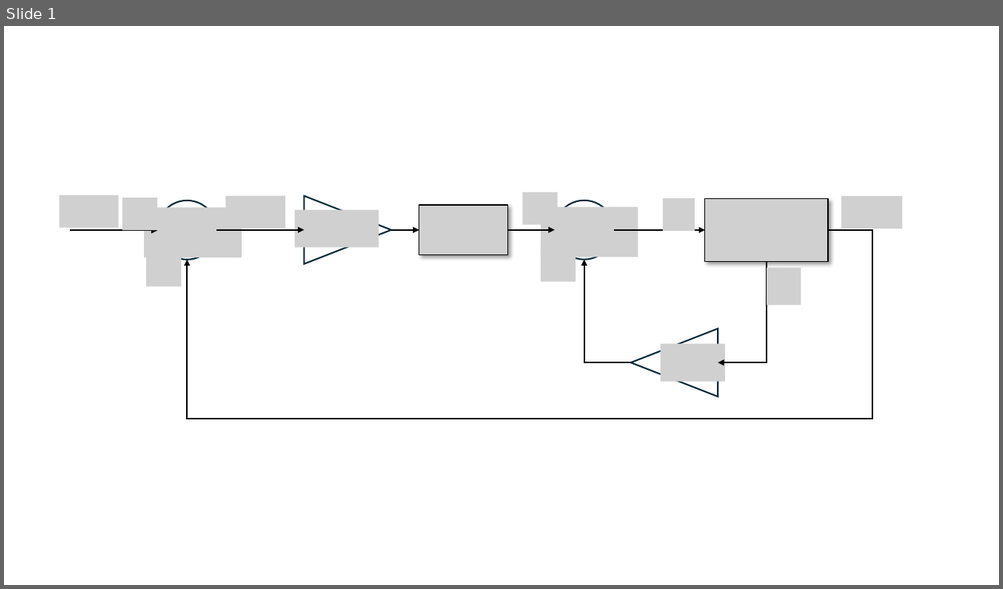
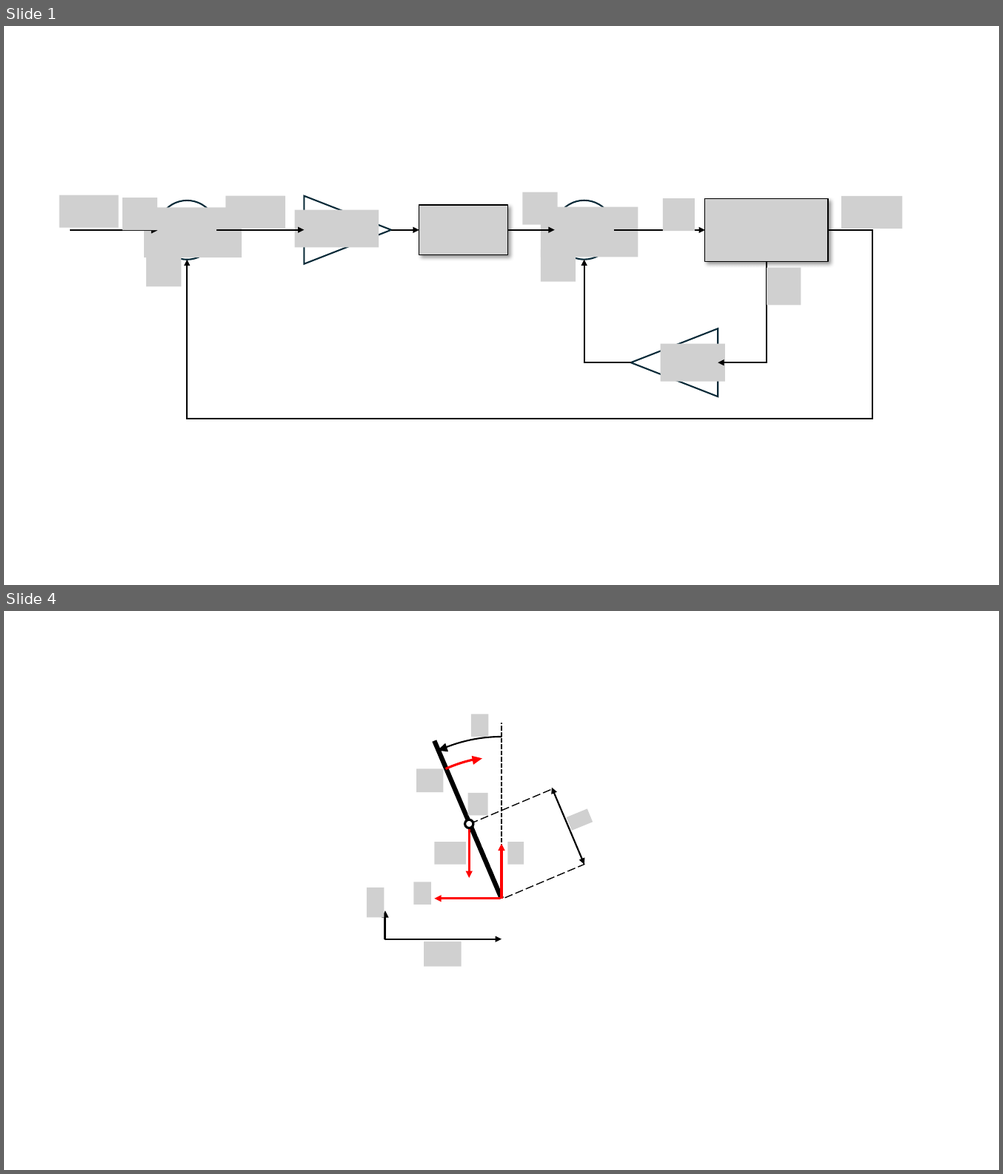
Before and after one commit to franconepippone/pendolo-inverso, a slide deck: tesi/block-diagram-extended-system.pptx. Shown one above the other, each under a label of ours: slide 1 before the commit, slides 1 and 4 after it; the slides between them are not shown. The pictures are 1003x589 and 1003x1174 pixels, drawn with LibreOffice and Linux fonts; fonts in the diff are those of the drawing; grey boxes stand for pictures. Boxes give left, top, right and bottom in pixels: in the first picture for what was removed or moved away, otherwise in the second. Text is boxed around its words. In the diff, an @@ line names an element or a change of style, - is before the commit and + after.

```diff
--- a/tesi/block-diagram-extended-system.pptx
+++ b/tesi/block-diagram-extended-system.pptx
@@ slide 4 added at <box>4,611,999,1170</box>, background #FFFFFF @@
@@ picture added at <box>471,714,488,736</box> @@
@@ arc (boxed as its full ellipse) added at <box>346,737,657,1061</box>, outline #000000 1.5 pt @@
@@ line added from (502, 899) to (435, 741), #000000 4.5 pt @@
@@ line added from (502, 899) to (502, 723), #000000 1.5 pt dashed @@
@@ arc (boxed as its full ellipse) added at <box>362,757,640,1045</box>, outline #FF0000 2.25 pt @@
@@ triangle added at <box>438,745,447,753</box>, fill #000000, outline #000000 1.5 pt @@
@@ triangle added at <box>472,755,481,763</box>, fill #FF0000, outline #FF0000 1.5 pt @@
@@ picture added at <box>417,769,444,793</box> @@
@@ double arrow added from (552, 788) to (584, 865), #000000 1.5 pt @@
@@ picture added at <box>468,793,488,815</box> @@
@@ rectangle added at <box>471,789,584,899</box>, outline #000000 1 pt dashed @@
@@ picture added at <box>566,809,592,831</box> @@
@@ ellipse added at <box>465,820,473,828</box>, fill #FFFFFF, outline #000000 2.25 pt @@
@@ arrow added from (469, 823) to (469, 878), #FF0000 2.25 pt @@
@@ picture added at <box>435,843,466,865</box> @@
@@ arrow added from (502, 899) to (502, 844), #FF0000 2.25 pt @@
@@ picture added at <box>508,843,524,865</box> @@
@@ picture added at <box>367,888,384,917</box> @@
@@ picture added at <box>414,882,431,904</box> @@
@@ arrow added from (500, 899) to (435, 899), #FF0000 2.25 pt @@
@@ arrow added from (385, 940) to (385, 911), #000000 2.25 pt @@
@@ arrow added from (384, 940) to (502, 940), #000000 1.5 pt @@
@@ picture added at <box>424,942,461,967</box> @@
```
Also in this commit, not shown: 2 other slides added, 34 other files.
